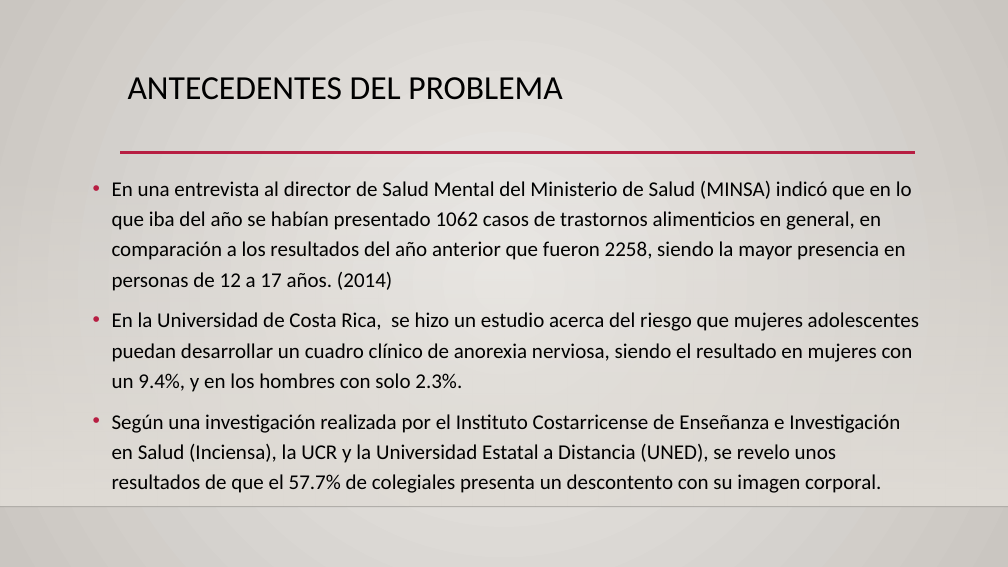
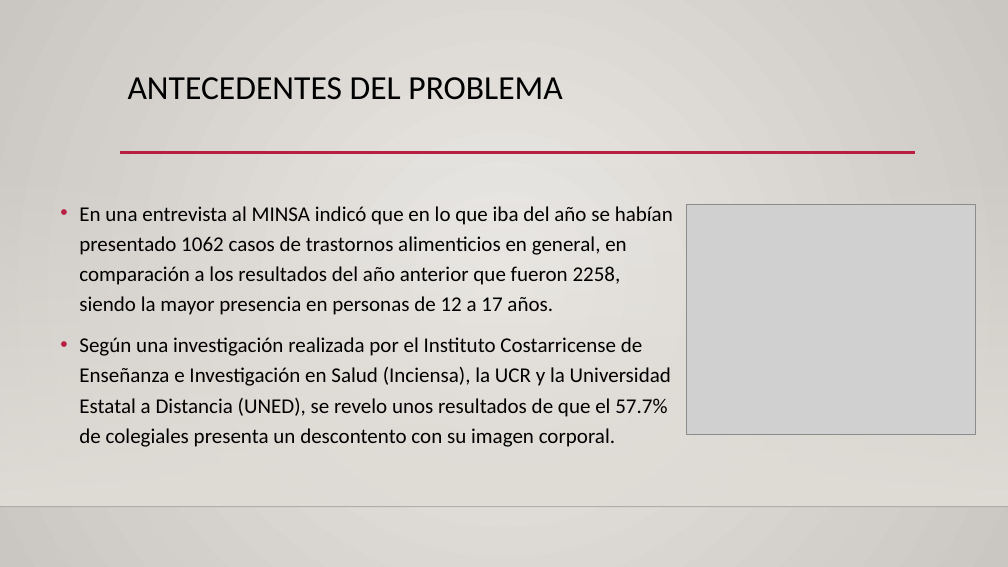
Before and after one commit to patriciamz-153/tesis, a slide deck: slide 4 of Presentación de Tesis Parte 2.pptx. Drawn at 1008x567 pixels with LibreOffice and Linux fonts; fonts in the diff are those of the drawing; grey boxes stand for pictures; background and template pictures are left out. Boxes give left, top, right and bottom in pixels: in the first picture for what was removed or moved away, otherwise in the second. Text is boxed around its words. In the diff, an @@ line names an element or a change of style, - is before the commit and + after.

```diff
--- a/Presentación de Tesis Parte 2.pptx
+++ b/Presentación de Tesis Parte 2.pptx
@@ text "En una entrevista al MINSA ..." moved from (x1=112, y1=181, x2=919, y2=493) to (x1=79, y1=206, x2=673, y2=447) @@
@@ text "En una entrevista al MINSA ..." at (x1=79, y1=206, x2=673, y2=447): vertical alignment top to middle @@
@@ text at (x1=79, y1=206, x2=673, y2=315): text changed @@
-• En una entrevista al director de Salud Mental del Ministerio de Salud (MINSA) indicó que en lo que iba del año se habían presentado 1062 casos de trastornos alimenticios en general, en comparación a los resultados del año anterior que fueron 2258, siendo la mayor presencia en personas de 12 a 17 años. (2014)
-• En la Universidad de Costa Rica, se hizo un estudio acerca del riesgo que mujeres adolescentes puedan desarrollar un cuadro clínico de anorexia nerviosa, siendo el resultado en mujeres con un 9.4%, y en los hombres con solo 2.3%.
+• En una entrevista al MINSA indicó que en lo que iba del año se habían presentado 1062 casos de trastornos alimenticios en general, en comparación a los resultados del año anterior que fueron 2258, siendo la mayor presencia en personas de 12 a 17 años.
@@ picture added at (x1=687, y1=204, x2=976, y2=435) @@
```
Also in this commit, not shown: 23 other slides changed, 2 other files.
